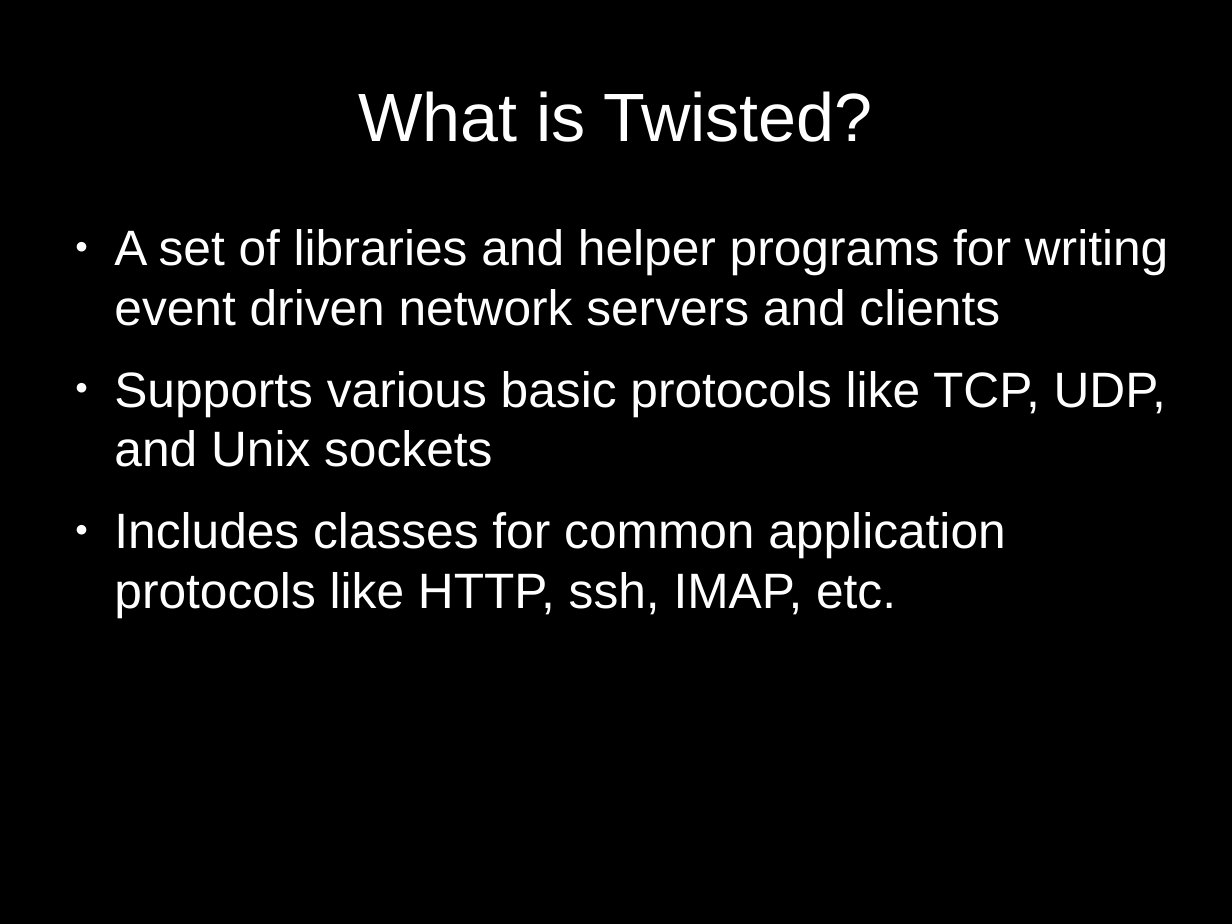
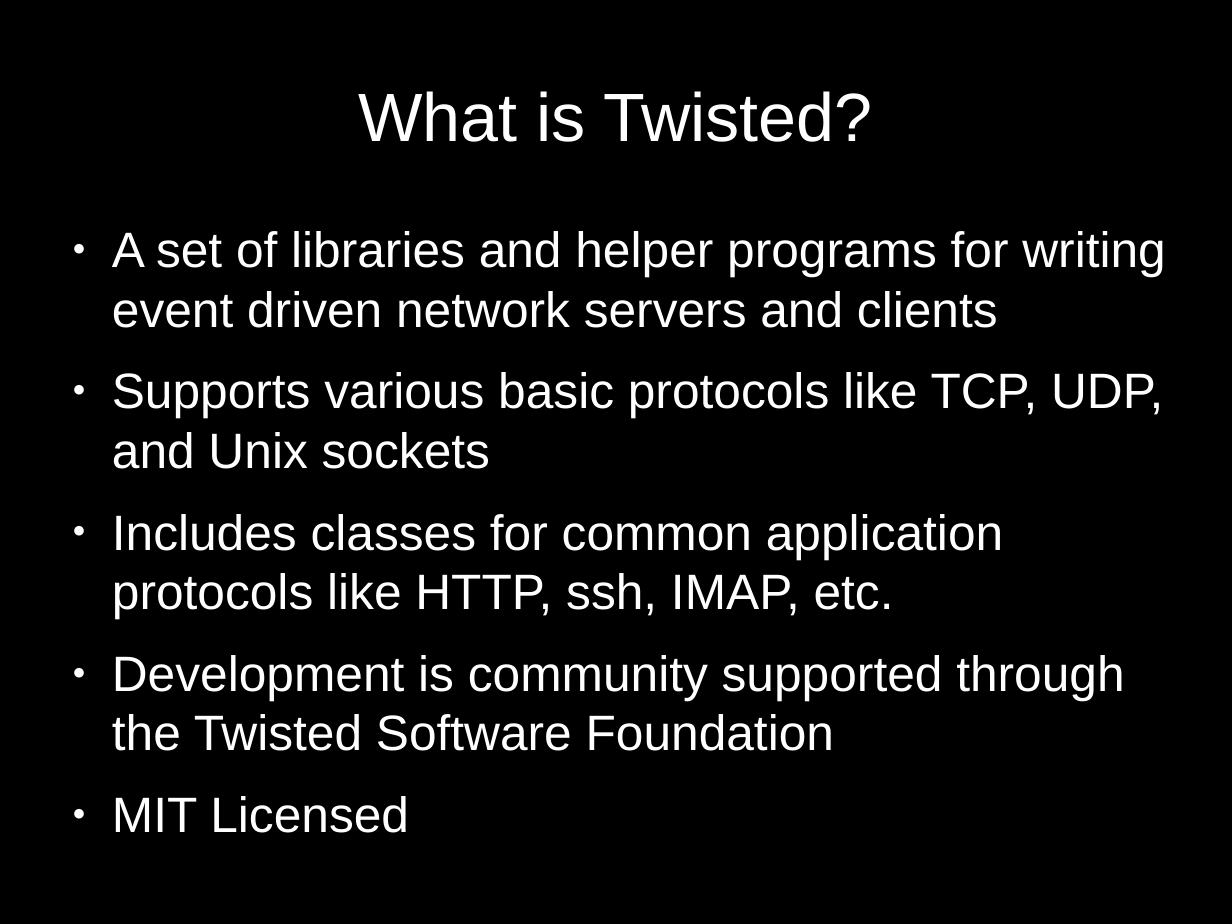
Before and after one commit to tclark/cposc2010, a slide deck: slide 2 of cposc_slides.odp. Drawn at 1232x924 pixels with LibreOffice and Linux fonts; fonts in the diff are those of the drawing. Boxes give left, top, right and bottom in pixels: in the first picture for what was removed or moved away, otherwise in the second. Text is boxed around its words. In the diff, an @@ line names an element or a change of style, - is before the commit and + after.

```diff
--- a/cposc_slides.odp
+++ b/cposc_slides.odp
@@ text at (112,655,1124,833): paragraphs added @@
+● Development is community supported through the Twisted Software Foundation
+● MIT Licensed
```
Also in this commit, not shown: 1 other slide changed, 2 other files.
